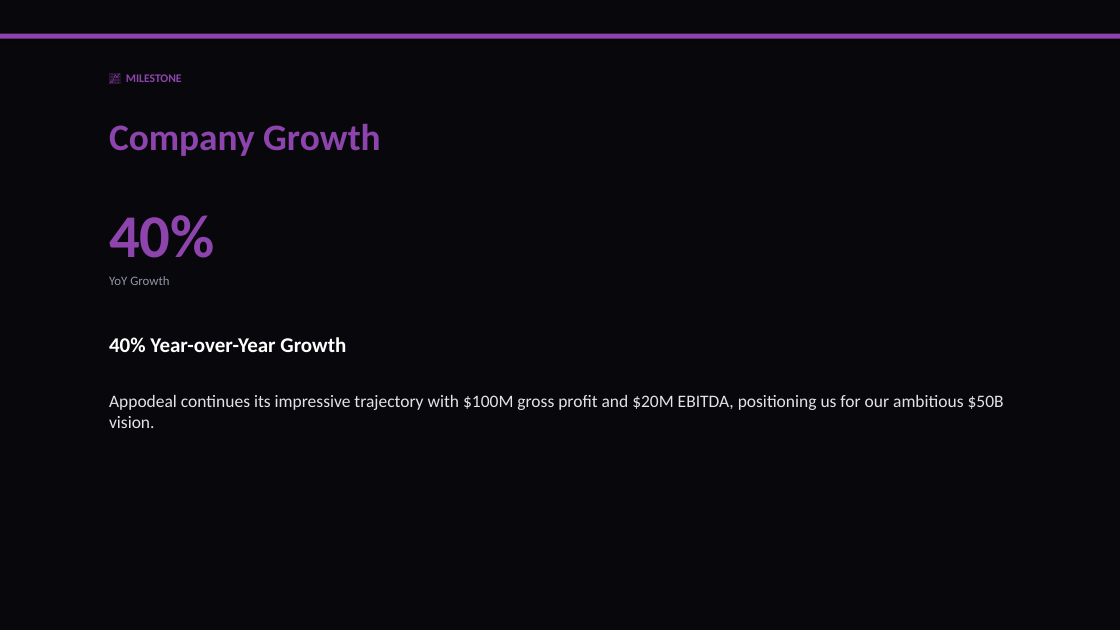
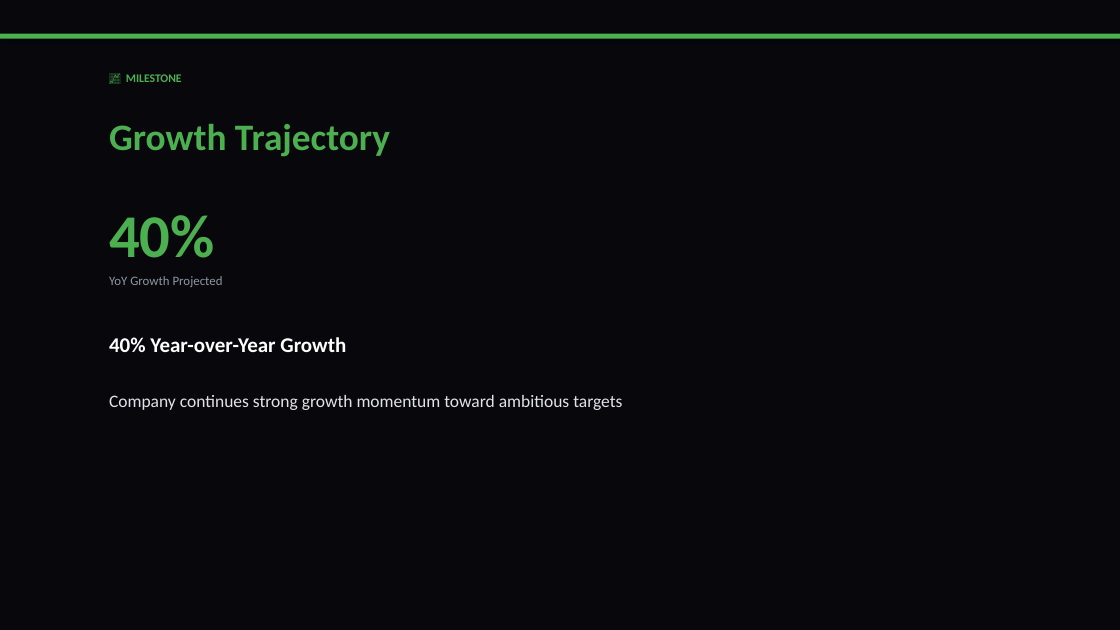
Before and after one commit to liliyagarifullina-maker/appodeal-pulse, a slide deck: slide 13 of data/archive/pulse_2026-03-12.pptx (slide 12 before the commit). Drawn at 1120x630 pixels with LibreOffice and Linux fonts; fonts in the diff are those of the drawing. Boxes give left, top, right and bottom in pixels: in the first picture for what was removed or moved away, otherwise in the second. Text is boxed around its words. In the diff, an @@ line names an element or a change of style, - is before the commit and + after.

```diff
--- a/data/archive/pulse_2026-03-12.pptx
+++ b/data/archive/pulse_2026-03-12.pptx
@@ rectangle at [0,34,1120,39]: fill #8E44AD to #4CAF50 @@
@@ text "📈 MILESTONE" at [126,74,182,82]: text colour #8E44AD to #4CAF50 @@
@@ text at [109,124,390,157]: text changed; text colour #8E44AD to #4CAF50 @@
-Company Growth
+Growth Trajectory
@@ text "40%" at [109,215,215,258]: text colour #8E44AD to #4CAF50 @@
@@ text at [109,276,223,287]: text changed @@
-YoY Growth
+YoY Growth Projected
@@ text at [109,395,622,410]: text changed @@
-Appodeal continues its impressive trajectory with $100M gross profit and $20M EBITDA, positioning us for our ambitious $50B vision.
+Company continues strong growth momentum toward ambitious targets
```
Also in this commit, not shown: 14 other slides changed, 4 slides added, 2 slides removed, 2 other files.
